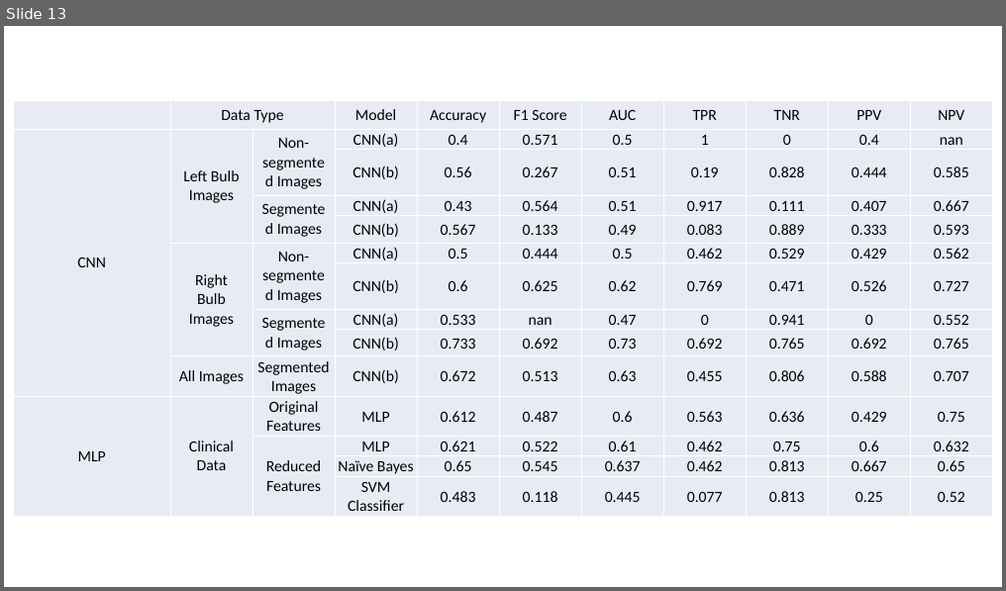
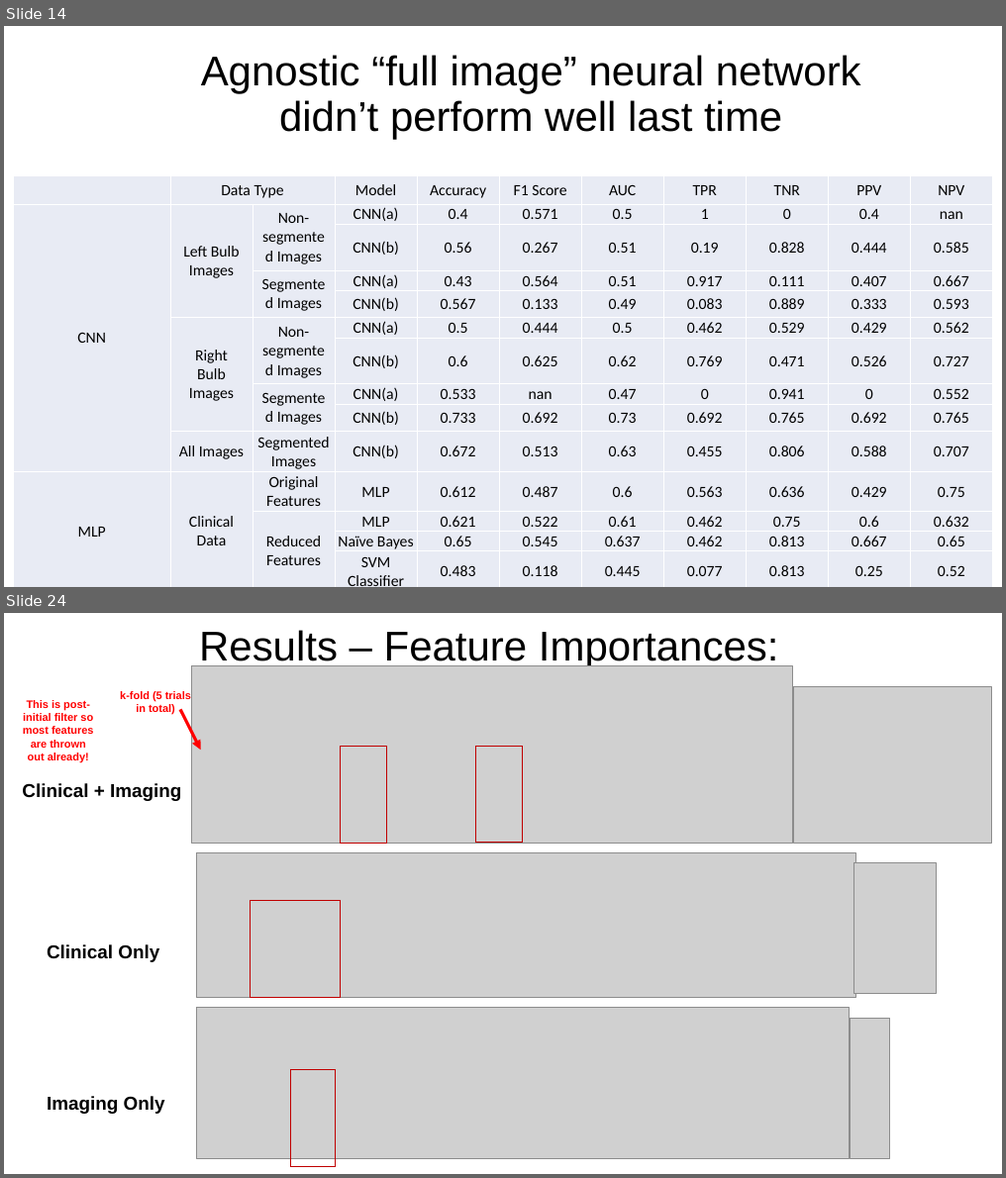
Before and after one commit to ricky-hu/carotid, a slide deck: mar2update.pptx. Shown one above the other, each under a label of ours: slide 13 before the commit, slides 14 and 24 after it; the slides between them are not shown. The pictures are 1006x591 and 1006x1178 pixels, drawn with LibreOffice and Linux fonts; fonts in the diff are those of the drawing; grey boxes stand for pictures. Boxes give left, top, right and bottom in pixels: in the first picture for what was removed or moved away, otherwise in the second. Text is boxed around its words. In the diff, an @@ line names an element or a change of style, - is before the commit and + after.

```diff
--- a/mar2update.pptx
+++ b/mar2update.pptx
@@ slide 24 added at [4, 613, 1002, 1174], background #FFFFFF @@
@@ title added at [199, 630, 779, 668], 40 pt, text #000000 @@
+Results – Feature Importances:
@@ picture added at [192, 666, 793, 843] @@
@@ text added at [23, 700, 94, 762], 10.5 pt, text #FF0000, bold @@
+This is post-initial filter so most features are thrown out already!
@@ text added at [120, 690, 191, 714], 10.5 pt, text #FF0000, bold @@
+k-fold (5 trials in total)
@@ picture added at [794, 687, 991, 843] @@
@@ arrow added from (180, 710) to (201, 750), #FF0000 3 pt @@
@@ rectangle added at [341, 747, 387, 843], outline #C00000 1 pt @@
@@ rectangle added at [475, 746, 523, 842], outline #C00000 1 pt @@
@@ text added at [22, 783, 181, 801], 18 pt, text #000000, bold @@
+Clinical + Imaging
@@ picture added at [196, 854, 856, 998] @@
@@ picture added at [854, 862, 936, 993] @@
@@ rectangle added at [251, 900, 340, 997], outline #C00000 1 pt @@
@@ text added at [47, 945, 159, 962], 18 pt, text #000000, bold @@
+Clinical Only
@@ picture added at [196, 1008, 848, 1159] @@
@@ picture added at [850, 1018, 890, 1158] @@
@@ rectangle added at [291, 1070, 335, 1167], outline #C00000 1 pt @@
@@ text added at [47, 1096, 165, 1114], 18 pt, text #000000, bold @@
+Imaging Only
@@ what was slide 13 is now slide 14 @@
@@ slide 14 changed as well @@
@@ text added at [201, 55, 861, 139], 40 pt, text #000000 @@
+Agnostic “full image” neural network didn’t perform well last time
@@ table: place and size @@
-table at [13, 101, 994, 515]
+table at [13, 175, 994, 587]
```
Also in this commit, not shown: 2 other slides changed, 14 other slides added, 7 slides removed, 1 other file.
